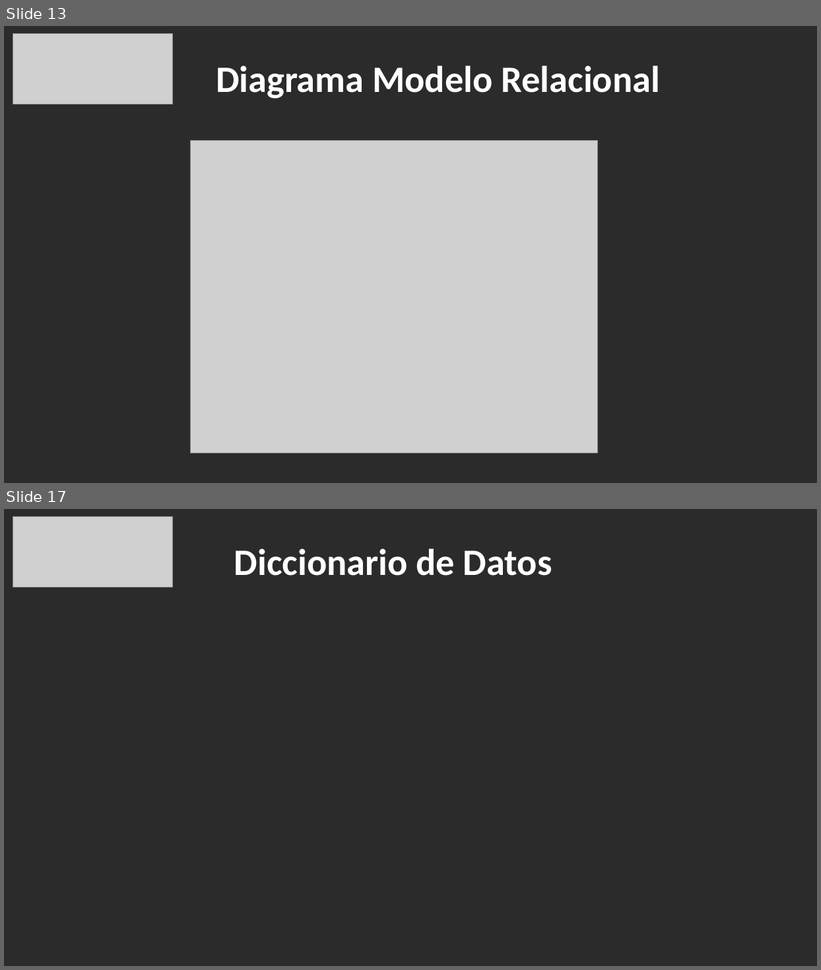
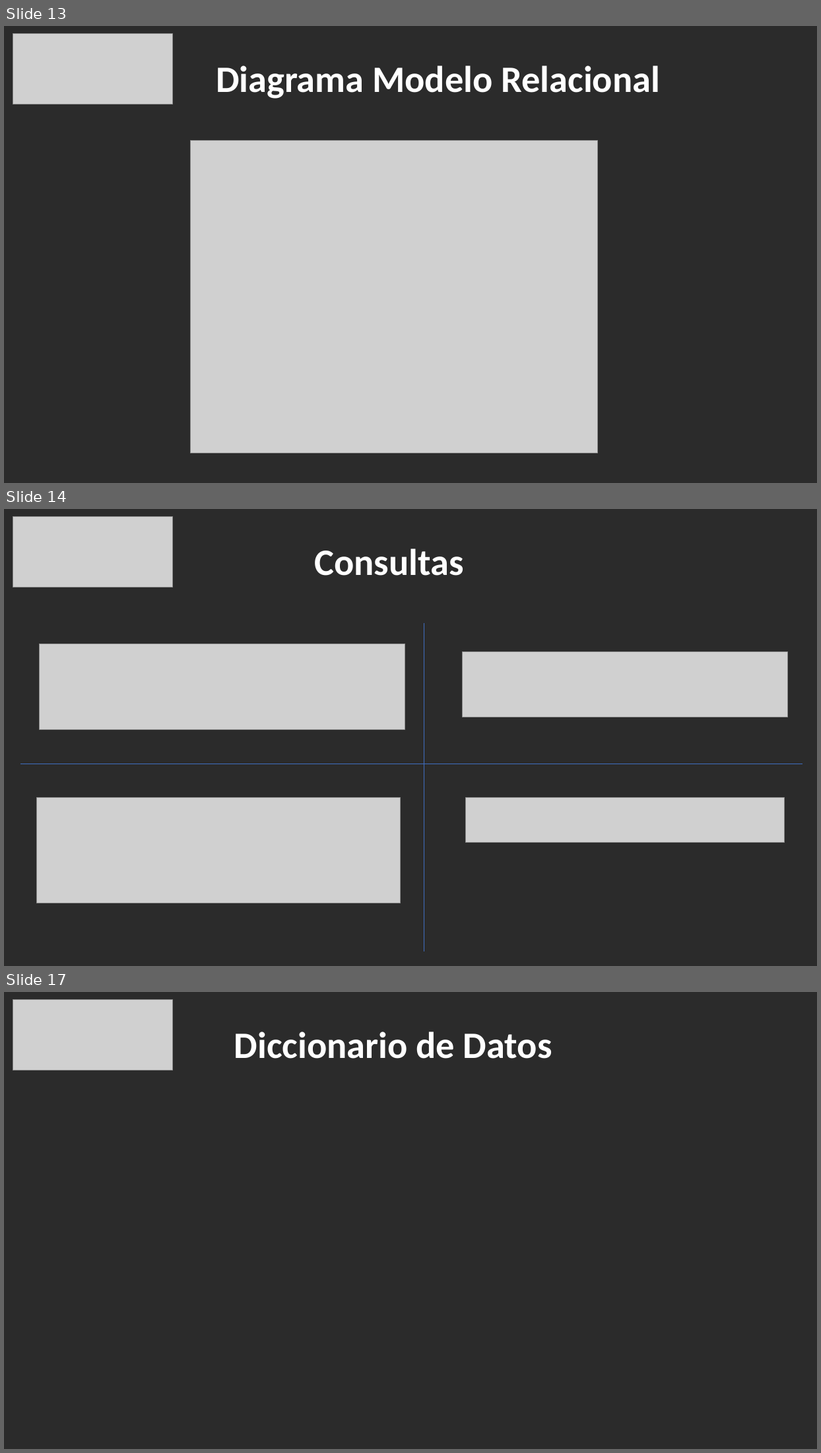
Before and after one commit to scrumteamlmack/Repositorio-de-equipo-3, a slide deck: Arquitectura de software/L-MACK/SUTENTACION 3B L-MACK.pptx. Shown one above the other, each under a label of ours: slides 13 and 17 before the commit, slides 13, 14 and 17 after it; the slides between them are not shown. The pictures are 821x970 and 821x1453 pixels, drawn with LibreOffice and Linux fonts; fonts in the diff are those of the drawing; grey boxes stand for pictures; background and template pictures are left out; a plain dark background stands for a picture behind light text. Boxes give left, top, right and bottom in pixels: in the first picture for what was removed or moved away, otherwise in the second. Text is boxed around its words. In the diff, an @@ line names an element or a change of style, - is before the commit and + after.

```diff
--- a/Arquitectura de software/L-MACK/SUTENTACION 3B L-MACK.pptx
+++ b/Arquitectura de software/L-MACK/SUTENTACION 3B L-MACK.pptx
@@ slide 14 added at [4, 509, 817, 966], background picture (left out) @@
@@ picture added at [13, 516, 172, 587] @@
@@ title added at [314, 549, 463, 576], 44 pt, text #FFFFFF, bold @@
+Consultas
@@ line added from (424, 624) to (424, 953), #3F6FC3 0.75 pt @@
@@ picture added at [40, 644, 405, 730] @@
@@ picture added at [462, 652, 788, 717] @@
@@ line added from (20, 764) to (803, 764), #3F6FC3 0.75 pt @@
@@ picture added at [36, 797, 401, 903] @@
@@ picture added at [466, 797, 785, 843] @@
```
Also in this commit, not shown: 2 slides changed, 1 slide removed, 1 other file.
